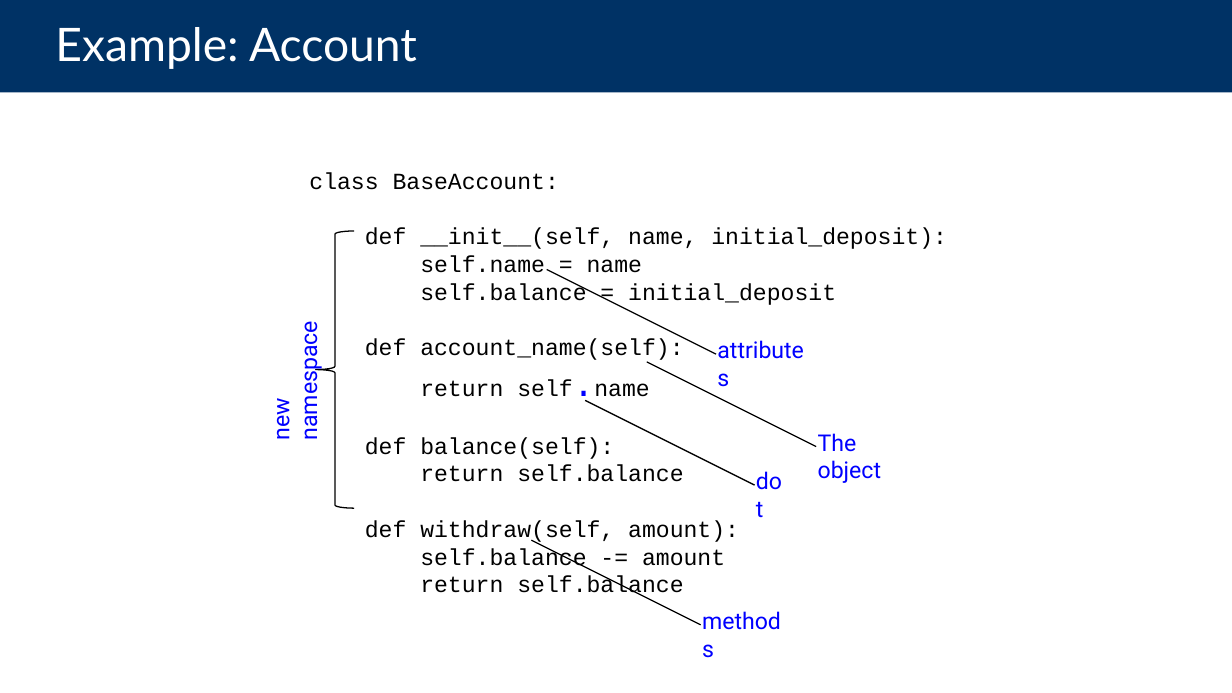
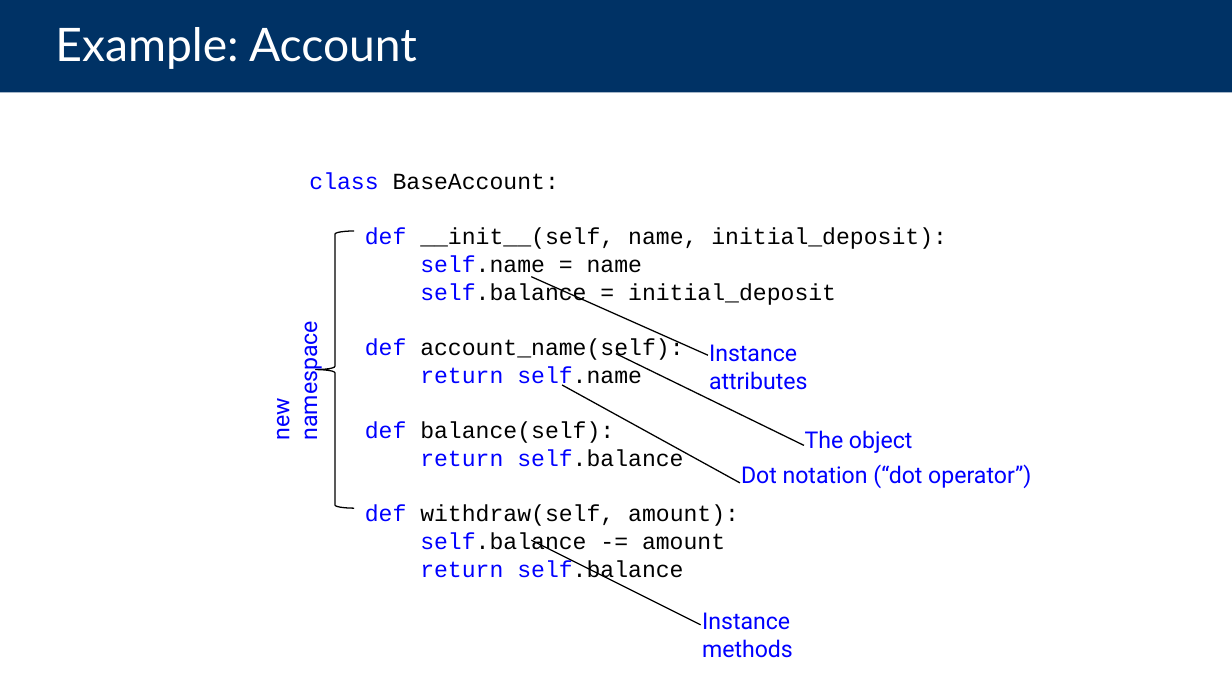
Before and after one commit to cs88-website/su24, a slide deck: slide 16 of assets/slides/su24/14-OOP.pptx (slide 13 before the commit). Drawn at 1232x693 pixels with LibreOffice and Linux fonts; fonts in the diff are those of the drawing. Boxes give left, top, right and bottom in pixels: in the first picture for what was removed or moved away, otherwise in the second. Text is boxed around its words. In the diff, an @@ line names an element or a change of style, - is before the commit and + after.

```diff
--- a/assets/slides/su24/14-OOP.pptx
+++ b/assets/slides/su24/14-OOP.pptx
@@ text "class BaseAccount:" at (x1=309, y1=172, x2=947, y2=584): text colour #000000 to #0000FF in "class", "def", "self.name", "self.balance" and 7 more places; highlight none to #FFFFFF; size 28 to 18 pt, text colour #0000FF to #000000 in "self.name" @@
@@ line moved from (547, 270) - (716, 354) to (531, 276) - (708, 355) @@
@@ line moved from (647, 362) - (816, 446) to (616, 354) - (804, 445) @@
@@ text at (x1=709, y1=344, x2=807, y2=390): text changed @@
-attributes
+Instance attributes
@@ line moved from (585, 400) - (755, 485) to (562, 385) - (740, 483) @@
@@ text "The object" rewrapped from (x1=818, y1=433, x2=882, y2=483) to (x1=805, y1=430, x2=913, y2=453) @@
@@ text at (x1=741, y1=464, x2=1031, y2=488): text changed @@
-dot
+Dot notation (“dot operator”)
@@ text at (x1=702, y1=612, x2=793, y2=658): text changed @@
-methods
+Instance methods
```
Also in this commit, not shown: 11 other slides changed, 7 slides added, 9 slides removed, 11 other files.
